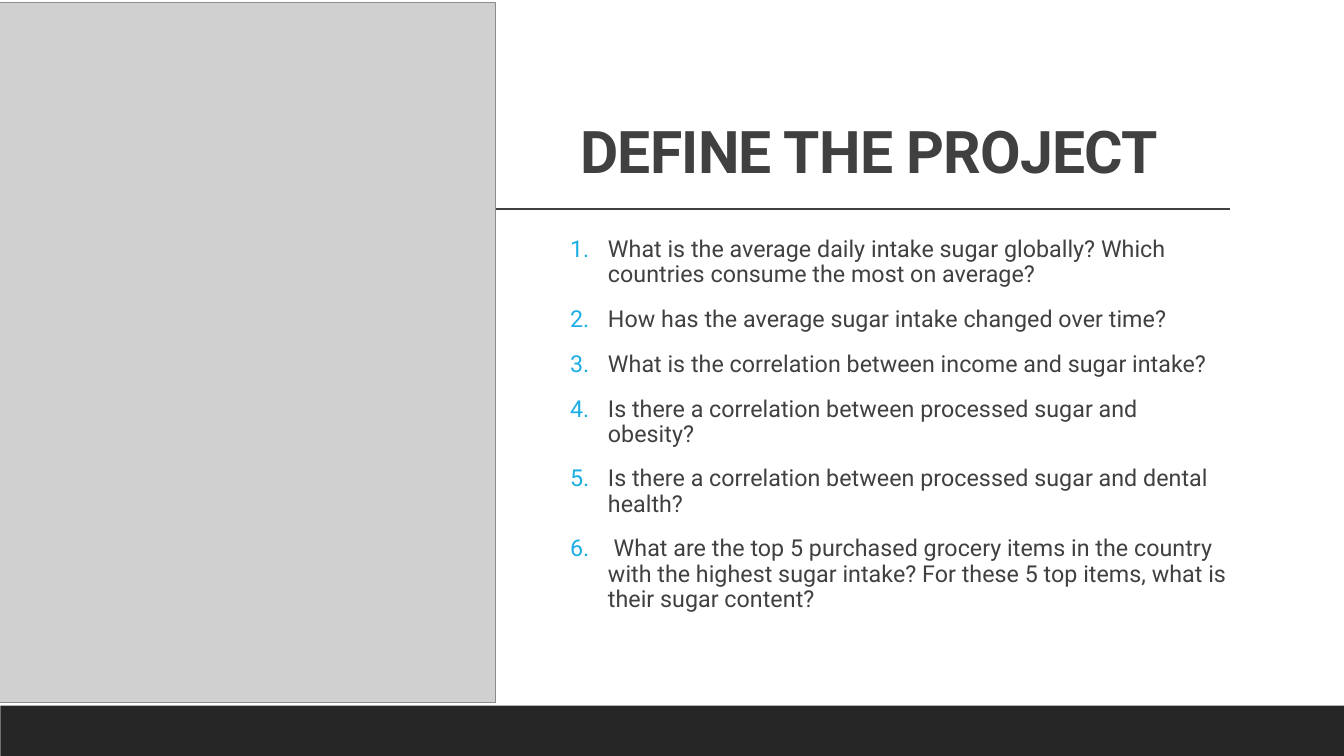
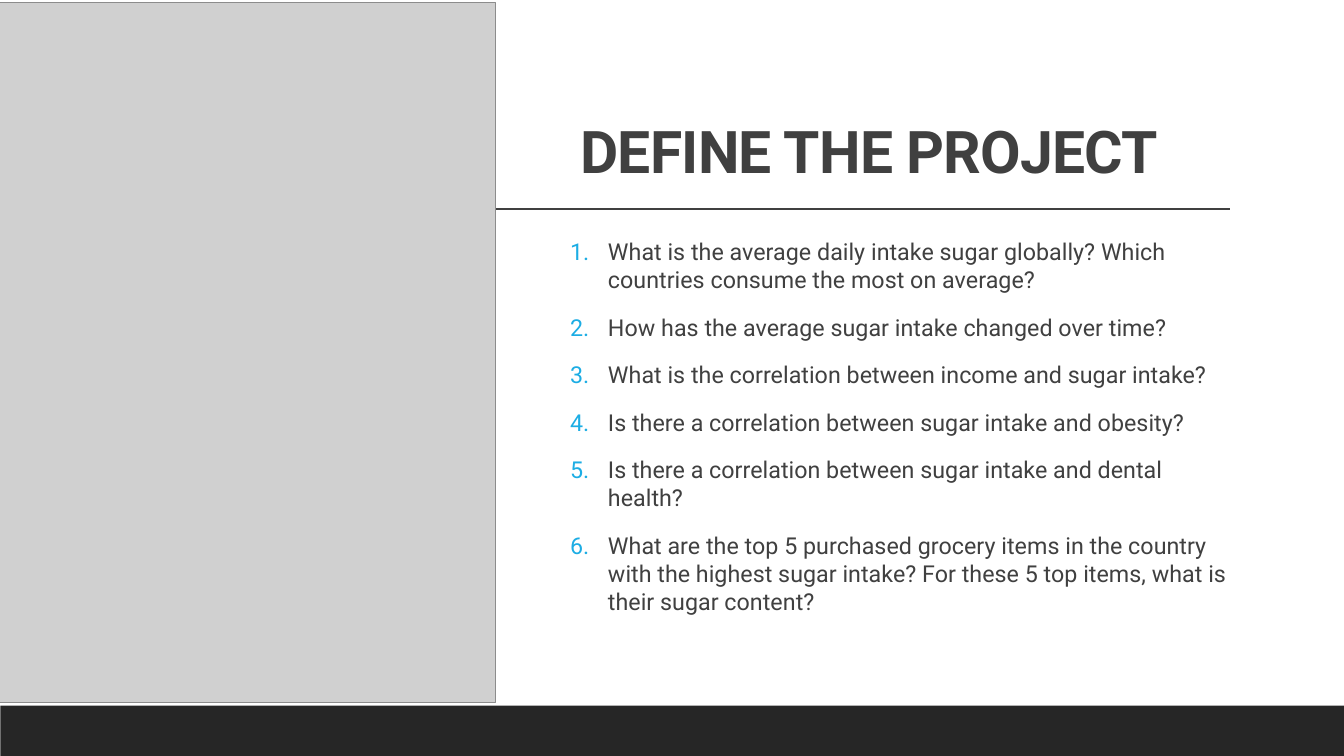
Before and after one commit to cbeachey/project1_influencers, a slide deck: slide 6 of Effects of Sugar Consumption.pptx. Drawn at 1344x756 pixels with LibreOffice and Linux fonts; fonts in the diff are those of the drawing; grey boxes stand for pictures. Boxes give left, top, right and bottom in pixels: in the first picture for what was removed or moved away, otherwise in the second. Text is boxed around its words. In the diff, an @@ line names an element or a change of style, - is before the commit and + after.

Commit message:
update

```diff
--- a/Effects of Sugar Consumption.pptx
+++ b/Effects of Sugar Consumption.pptx
@@ text at [608,242,1226,615]: line spacing 0.9 to 1 @@
@@ text at [608,413,1184,506]: text changed @@
-4. Is there a correlation between processed sugar and obesity?
-5. Is there a correlation between processed sugar and dental health?
+4. Is there a correlation between sugar intake and obesity?
+5. Is there a correlation between sugar intake and dental health?
```
Also in this commit, not shown: 5 other slides changed.
